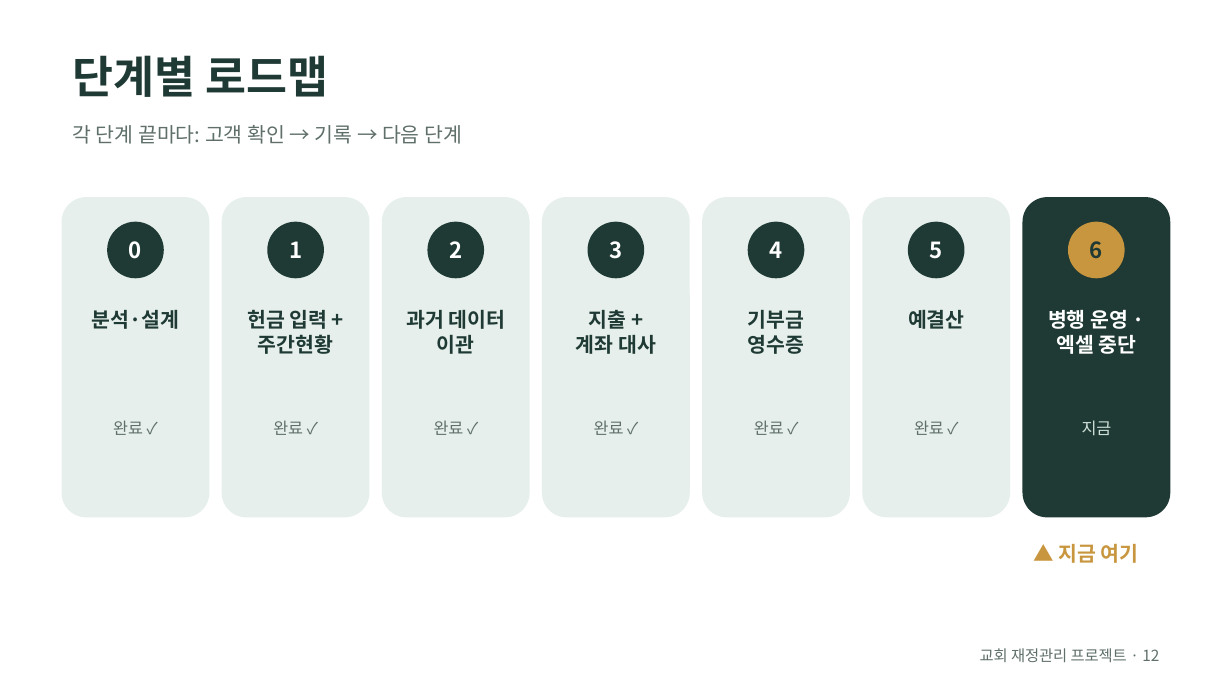
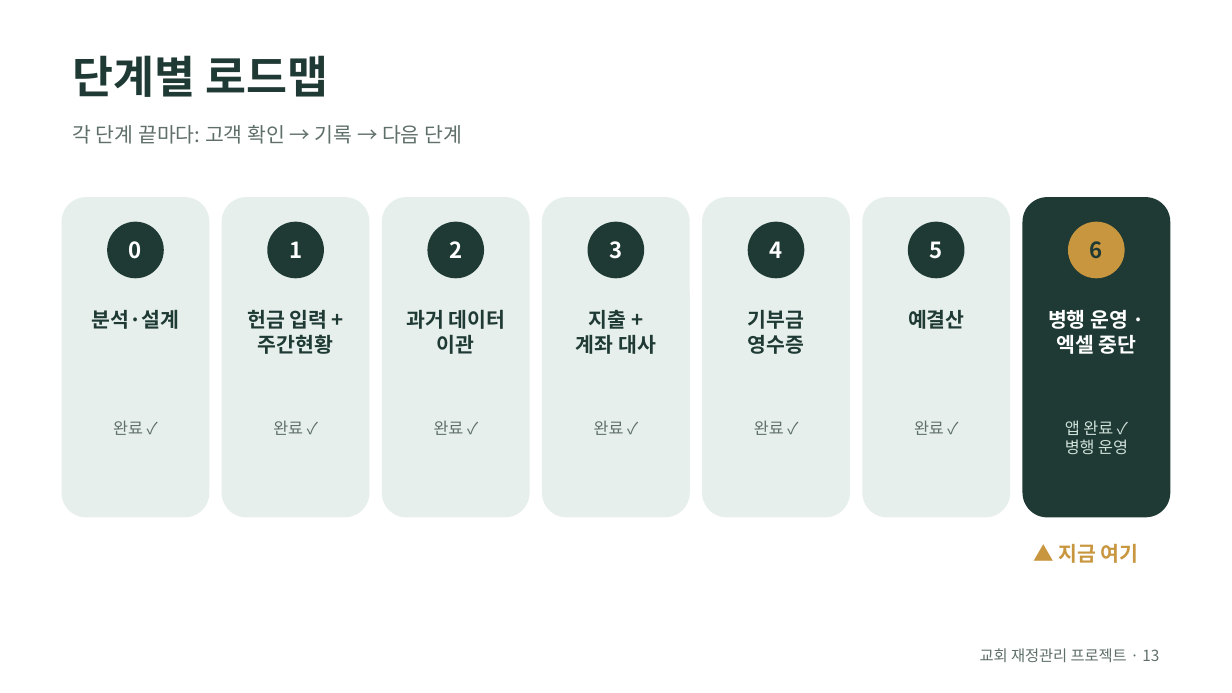
Before and after one commit to webyigit/wweebbyyii, a slide deck: slide 13 of church-finance/slides/history.odp (slide 12 before the commit). Drawn at 1232x693 pixels with LibreOffice and Linux fonts; fonts in the diff are those of the drawing. Boxes give left, top, right and bottom in pixels: in the first picture for what was removed or moved away, otherwise in the second. Text is boxed around its words. In the diff, an @@ line names an element or a change of style, - is before the commit and + after.

```diff
--- a/church-finance/slides/history.odp
+++ b/church-finance/slides/history.odp
@@ text at box(1065, 420, 1128, 454): text changed @@
-지금
+앱 완료 ✓
+병행 운영
@@ text at box(980, 648, 1159, 662): text changed @@
-교회 재정관리 프로젝트 · 12
+교회 재정관리 프로젝트 · 13
```
Also in this commit, not shown: 10 other slides changed, 1 slide added, 4 other files.
